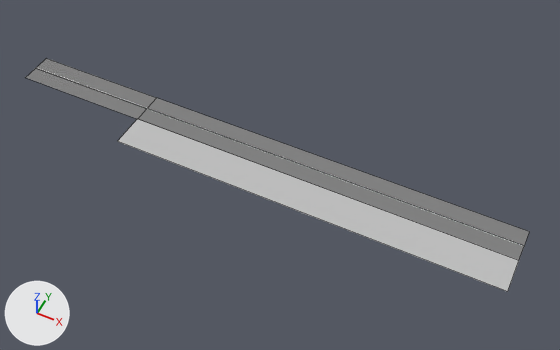
One commit to the Blender file assets/districts/estepa/road_estepa.blend: the scene before it, then after it.
One viewpoint serves both versions: a 50 mm lens placed at (118.0, -103.5, 123.4), pointed at (67.4, -2.3, -3.1). The lights are fixed; the arrows at lower left show +X, +Y and +Z. The first picture is the older version. Mesh edges are drawn as thin lines. Objects named as collision shapes, trigger or cutter boxes, shadow casters or lower levels of detail are left out.

The older version as bpy lines, for what is in view:
```python
me_plane = bpy.data.meshes.new('Plane')
me_plane.from_pydata(...)  # 16 vertices, 8 faces; spans x 0.0..120.0, y -12.0..4.0, z 0.0..0.1
# faces by material slot: [4, 2, 2]
me_plane.materials.append(mat_grey)  # grey #808080
me_plane.materials.append(mat_white)  # white #ffffff
me_plane.materials.append(mat_sidewalk)  # light grey #bfbfbf
# before: 1 (120.0, 4.0, 0.0) at pixel (529, 231)
ob_plane = bpy.data.objects.new('Plane', me_plane)
ob_plane.location = (0.0, 0.0, 0.0)
```
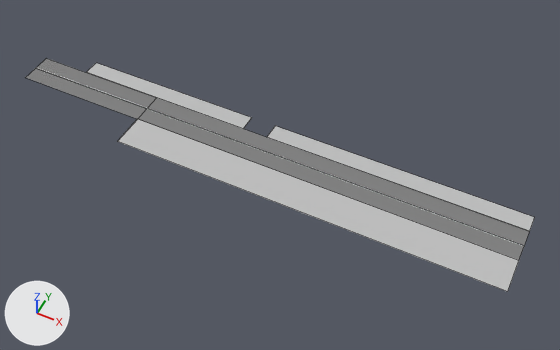
The edits, one by one:
me_plane is used by ob_plane; location (0.0, 0.0, 0.0).
Verts and faces of me_plane; kept vertices keep their numbers, new ones are numbered from 16.
me_plane had 16 vertices, 8 faces and spanned x 0.0..120.0, y -12.0..4.0, z 0.0..0.1.
me_plane now has 30 vertices, 15 faces and spans x 0.0..120.0, y -12.0..8.0, z 0.0..0.1.
Part 1, on me_plane:
New vertex 16 is at (120.0, 4.0, 0.1), pixel (529, 231).
New vertex 17 is at (61.0, 4.0, 0.1), pixel (266, 137).
New vertex 18 is at (55.0, 4.0, 0.1), pixel (243, 128).
New vertex 19 is at (12.0, 4.0, 0.1), pixel (86, 72).
New vertex 20 is at (61.0, 4.0, 0.0), pixel (266, 137).
New vertex 21 is at (55.0, 4.0, 0.0), pixel (243, 128).
New vertices 22 to 27 stand at vertices 16 to 21, in that order, plus (0.0, 4.0, 0.0).
New vertex 28 is at (12.0, 4.0, 0.0), pixel (86, 72).
New faces: (16, 22, 23, 17), (18, 24, 25, 19), (17, 23, 26, 20), (1, 16, 17, 20), (18, 21, 27, 24), (18, 19, 28, 21) (mat_sidewalk (light grey #bfbfbf)).
Other edits to the shape of me_plane do not show in these pictures.

Where the change shows, as pixel boxes (x1, y1, x2, y2) in the pictures (560 x 350 px):
'Plane', reshaped: before (26, 58, 529, 292); after (26, 58, 534, 292)
part 1 of me_plane, added: after (86, 63, 534, 231)
